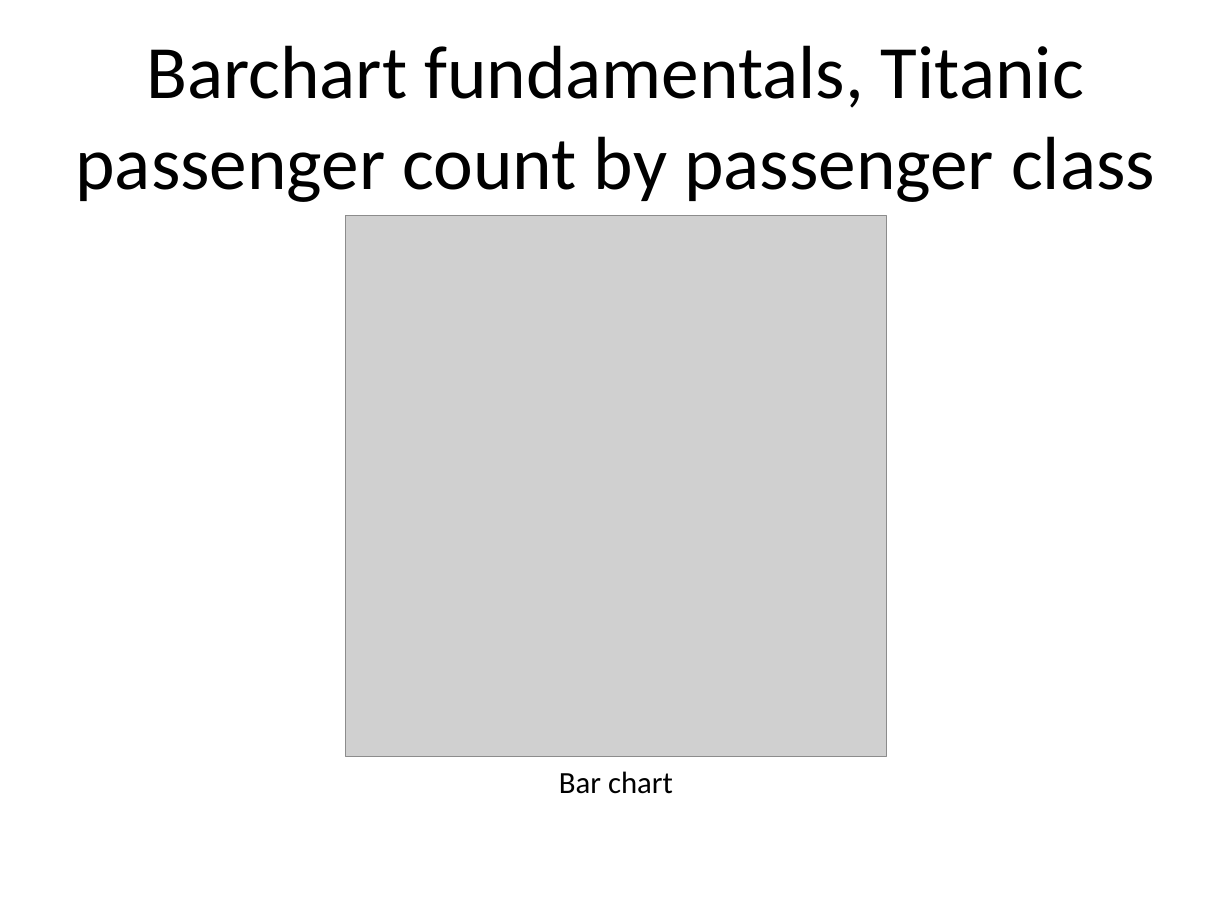
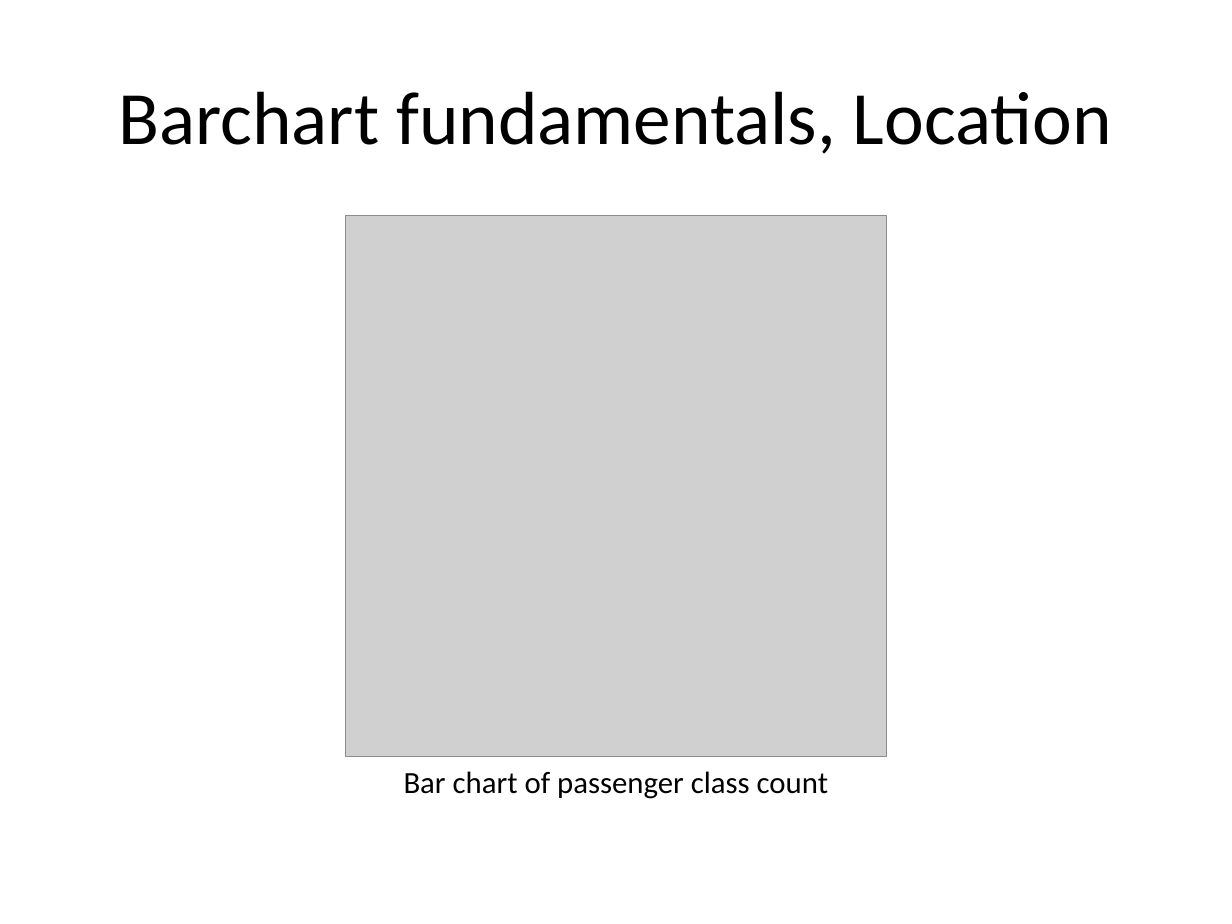
Before and after one commit to pmean/data-visualization, a slide deck: slide 12 of data-viz-02/component/fundamentals.pptx (slide 24 before the commit). Drawn at 1232x924 pixels with LibreOffice and Linux fonts; fonts in the diff are those of the drawing; grey boxes stand for pictures. Boxes give left, top, right and bottom in pixels: in the first picture for what was removed or moved away, otherwise in the second. Text is boxed around its words. In the diff, an @@ line names an element or a change of style, - is before the commit and + after.

```diff
--- a/data-viz-02/component/fundamentals.pptx
+++ b/data-viz-02/component/fundamentals.pptx
@@ title at (118,91,1112,154): text changed @@
-Barchart fundamentals, Titanic passenger count by passenger class
+Barchart fundamentals, Location
@@ text at (404,771,828,799): text changed @@
-Bar chart
+Bar chart of passenger class count
```
Also in this commit, not shown: 18 other slides changed, 12 slides added, 8 slides removed, 18 other files.
